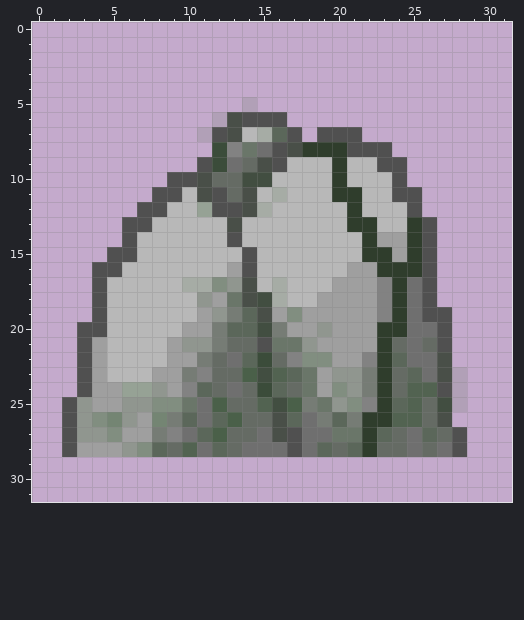
Two versions of one pixel-art sprite, textures/sprites/towers/rock_lvl2.png. The first picture shows the starting point.
The file is 128x128 pixels, drawn in blocks of 4x4; one block is one cell here. Colours within 5 levels of each other are drawn and written as one. The old version is drawn lined up with the new one.
The result:
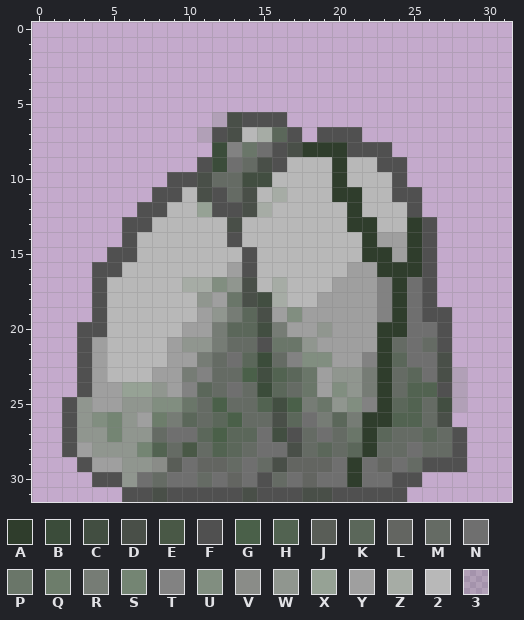
Palette (. is transparent): A #2f3d2c  B #3b4c3a  C #424e41  D #494f48  E #495846  F #505050  G #4a6049  H #526351  J #595d57  K #5b675a  L #636561  M #656b64  N #6f6f6f  P #6a7669  Q #6d7d6b  R #767c75  S #748573  T #828282  U #818e80  V #8a8c88  W #90968f  X #96a295  Y #9f9f9f  Z #a6aca5  2 #b8b8b8  3 #0a45001a
Commit message: rock textures maj modifications texture roche
The exact change:
whole drawing moved by +0,-3 (the old picture is shown already moved)
y 5: x 14 3 -> .
y 25: x 11 N -> M
y 26: x 8 S -> Q; x 11 N -> M
y 27: x 5..9 UYYRT -> SWWMN; x 13..14 MM -> KK; x 16 D -> C; x 18 N -> M; x 20 P -> M; x 25 N -> M
y 28: x 4..5 YY -> WW; x 7..8 UK -> SH; x 10..14 HNKMN -> EMHKM; x 17..18 FN -> DM; x 27 N -> M
y 29: x 3..28 .......................... -> FYYWWVJNLLMNMDLLLNANLNMFFF
y 30: x 4..25 ...................... -> FFWNMNNMNLNFMNLNNANNFF
y 31: x 6..24 ................... -> FFDFFFFFDFFFDDFFFFF
Pixel boxes of the changes (left, top, right, bottom) in both pictures:
erased: (242, 97, 257, 112)
changed: (77, 397, 467, 502)
